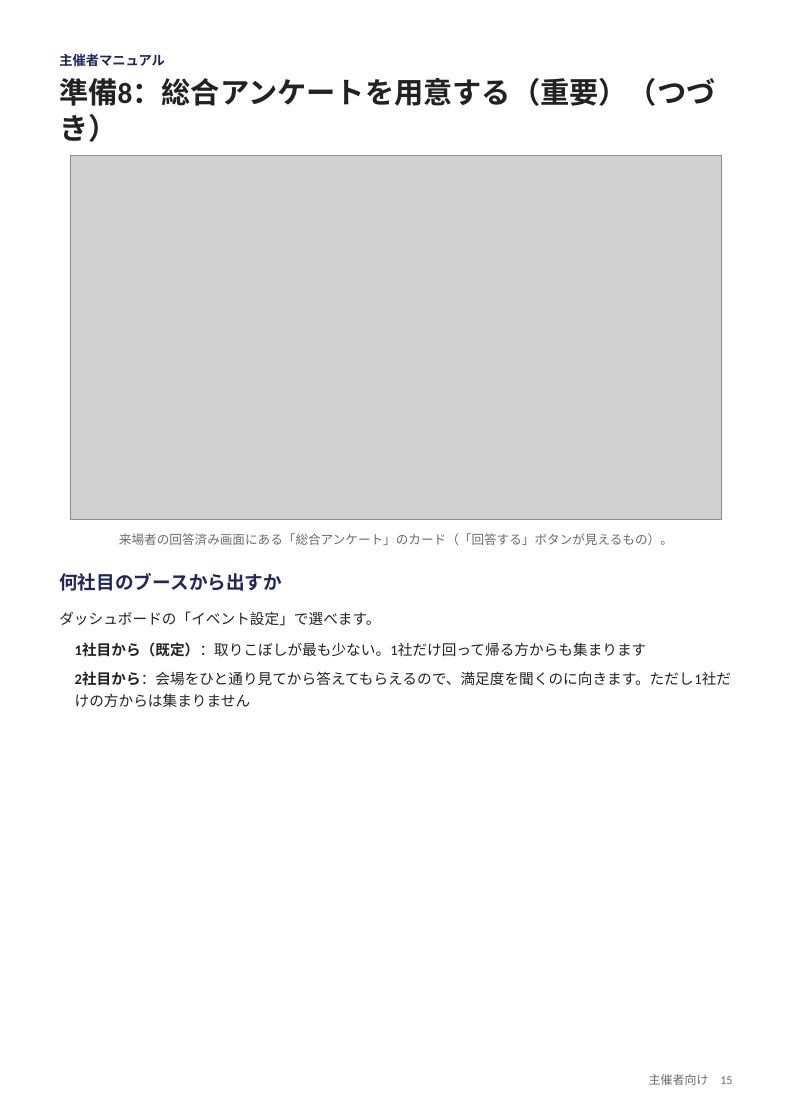
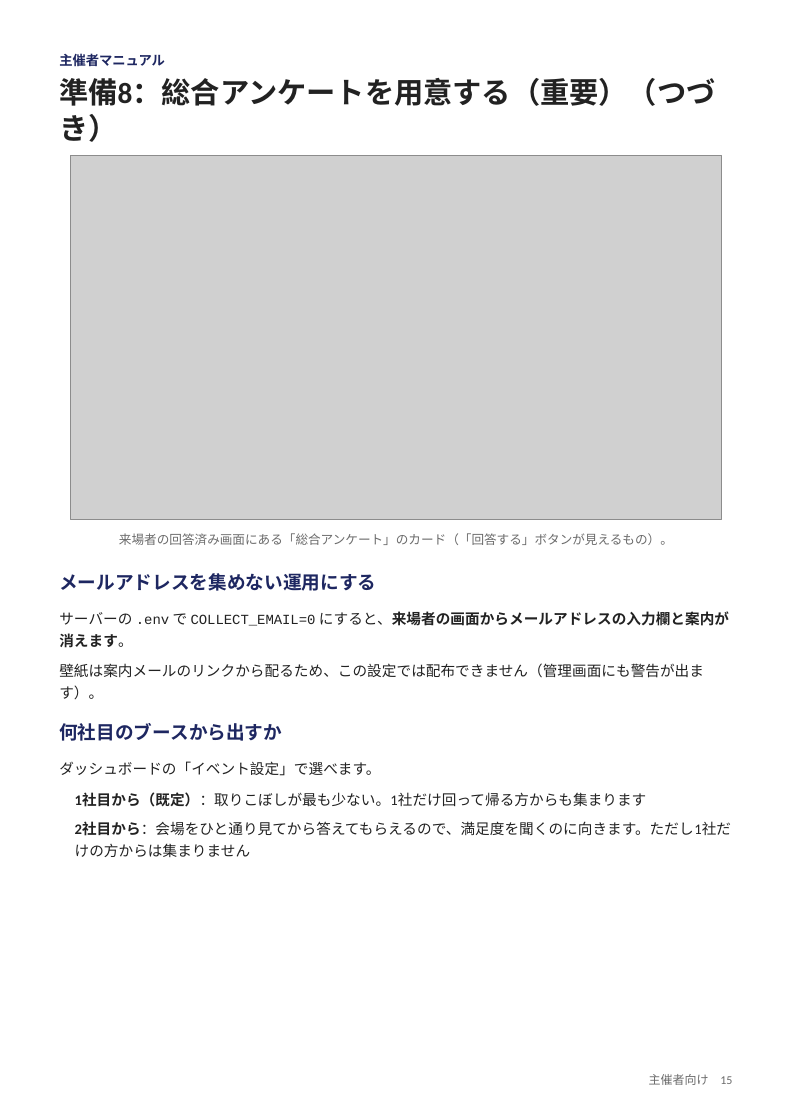
Before and after one commit to nisplus/enque, a slide deck: slide 15 of docs/manual-organizer.pptx. Drawn at 792x1120 pixels with LibreOffice and Linux fonts; fonts in the diff are those of the drawing; grey boxes stand for pictures. Boxes give left, top, right and bottom in pixels: in the first picture for what was removed or moved away, otherwise in the second. Text is boxed around its words. In the diff, an @@ line names an element or a change of style, - is before the commit and + after.

```diff
--- a/docs/manual-organizer.pptx
+++ b/docs/manual-organizer.pptx
@@ text added at box(59, 573, 376, 591), 14 pt, text #1E2761, bold @@
+メールアドレスを集めない運用にする
@@ text added at box(59, 611, 729, 648), 11 pt, text #222222 @@
+サーバーの .env で COLLECT_EMAIL=0 にすると、来場者の画面からメールアドレスの入力欄と案内が消えます。
@@ text added at box(59, 663, 704, 699), 11 pt, text #222222 @@
+壁紙は案内メールのリンクから配るため、この設定では配布できません（管理画面にも警告が出ます）。
@@ 4 texts: place and size @@
-4 texts at box(59, 573, 731, 686)
+4 texts at box(59, 723, 731, 836)
```
Also in this commit, not shown: 1 other slide changed, 19 other files.
